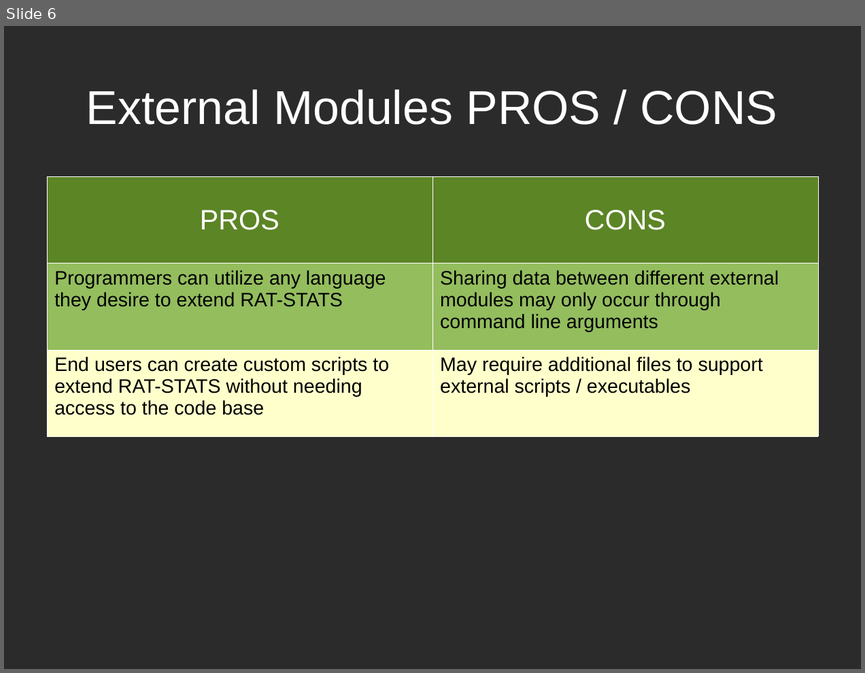
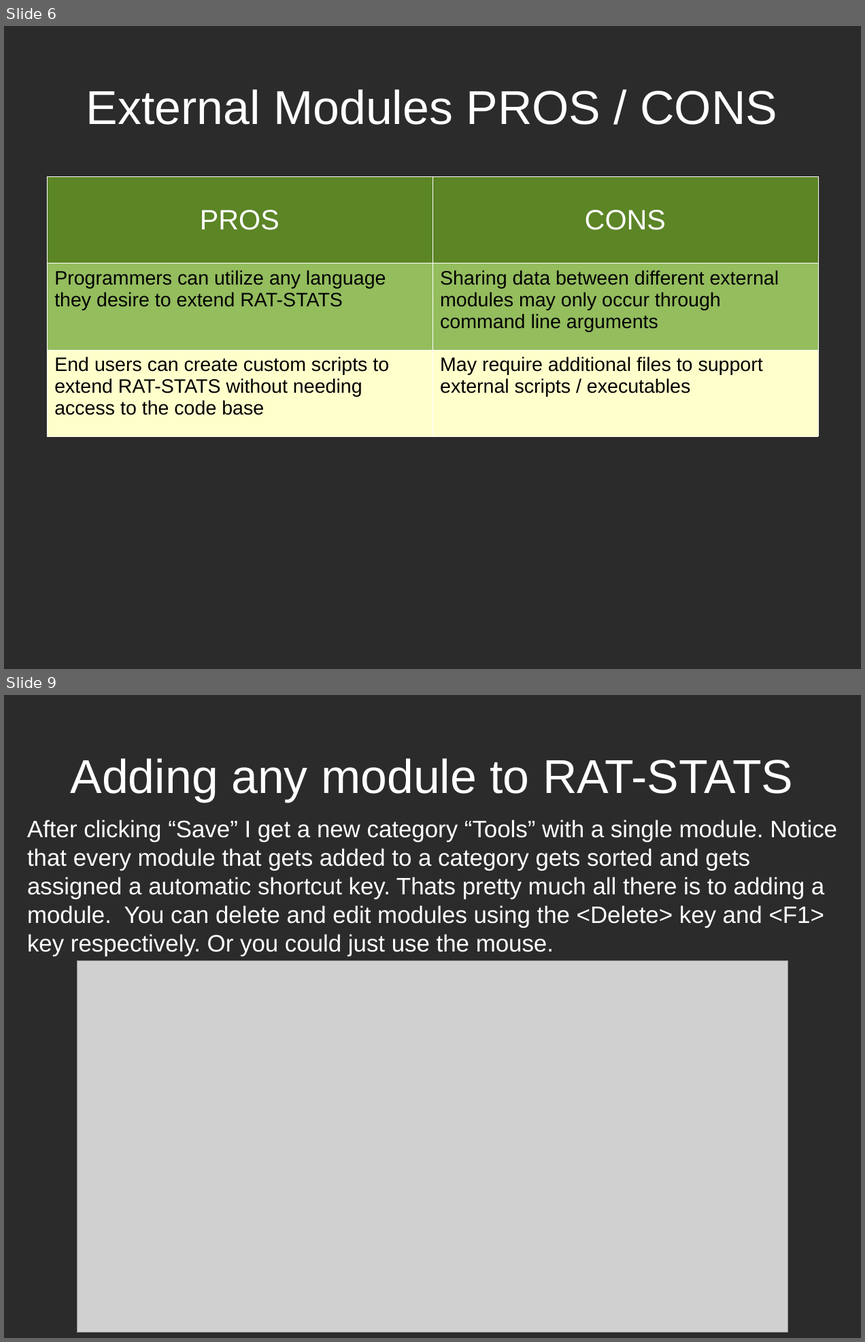
Before and after one commit to cbtek/RStats2017, a slide deck: submission/rstats_help/rstats_module_extensions.odp. Shown one above the other, each under a label of ours: slide 6 before the commit, slides 6 and 9 after it; the slides between them are not shown. The pictures are 865x673 and 865x1342 pixels, drawn with LibreOffice and Linux fonts; fonts in the diff are those of the drawing; grey boxes stand for pictures; background and template pictures are left out; a plain dark background stands for a picture behind light text. Boxes give left, top, right and bottom in pixels: in the first picture for what was removed or moved away, otherwise in the second. Text is boxed around its words. In the diff, an @@ line names an element or a change of style, - is before the commit and + after.

```diff
--- a/submission/rstats_help/rstats_module_extensions.odp
+++ b/submission/rstats_help/rstats_module_extensions.odp
@@ slide 9 added at (4,695,861,1338), background picture (left out) @@
@@ title added at (71,758,793,802), 44 pt, text #FFFFFF @@
+Adding any module to RAT-STATS
@@ text added at (27,819,837,956), 22 pt, text #FFFFFF @@
+After clicking “Save” I get a new category “Tools” with a single module. Notice that every module that gets added to a category gets sorted and gets assigned a automatic shortcut key. Thats pretty much all there is to adding a module. You can delete and edit modules using the <Delete> key and <F1> key respectively. Or you could just use the mouse.
@@ picture added at (77,961,788,1333) @@
```
Also in this commit, not shown: 3 slides changed, 18 other slides added, 16 other files.
